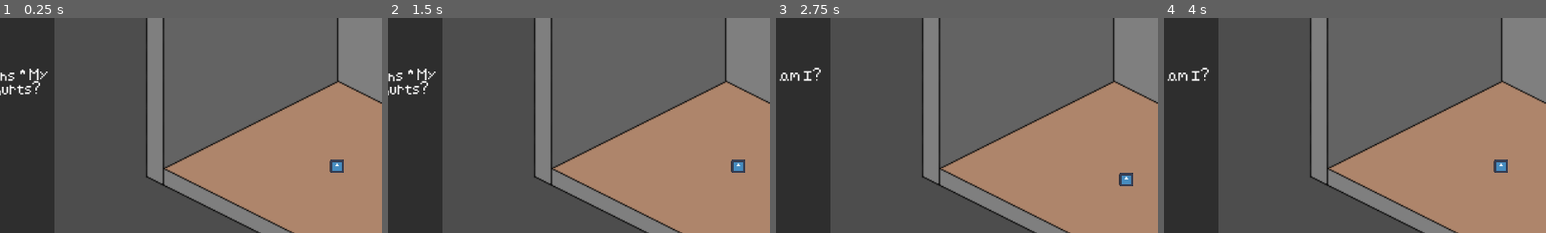
Above: before the commit, frames 1-4 (left to right).
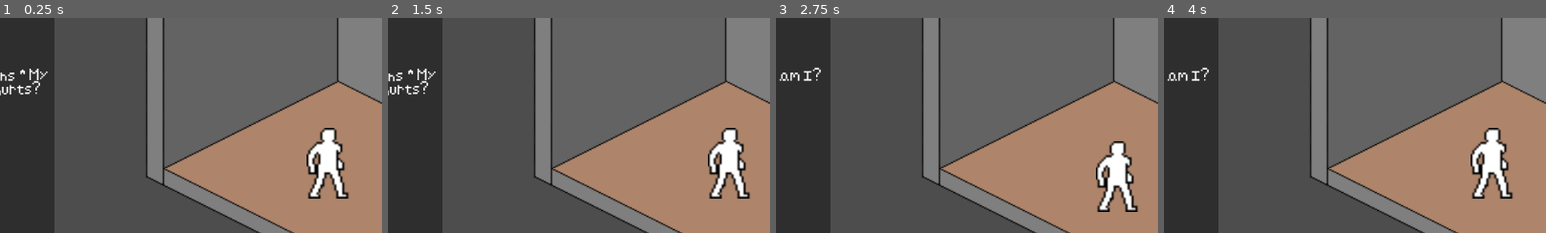
Above: after the commit, the same moments.

Repository: afourneaux/codename-matt-2026
Game: Godot game, scene res://scenes/game-root.tscn
The game is run twice, just before and just after one commit, with the same random seed, the same clock (stepped at 60 frames per second) and the same inputs. The engine's default icon, where the game draws it, is replaced by a stand-in: a white triangle on a blue panel in a dark square.
Inputs:
- Up to frame 1 (0.25 s): no input
- Up to frame 2 (1.5 s): tap A (a) at 0.6 s; tap D (d) at 0.8, 1.35 s
- Up to frame 3 (2.75 s): tap S (s) at 1.55, 2.1 s; tap W (w) at 2.3 s
- Up to frame 4 (4 s): tap Enter at 2.75 s; tap W (w) at 2.85 s; tap A (a) at 3.05, 3.6 s; tap Space at 3.5 s; tap D (d) at 3.8 s
The pictures show only the part of the screen within x 6-56%, y 35-85%; the shares and areas given below are measured in that part.

The runs differ from the first frame. In frame 1, 2.3% of the frame differs, in the area x 80-92%, y 51-84%; in frame 2, 2.3%; in frame 3, 2.4%, in the area x 83-95%, y 57-91%; in frame 4, 2.3%.

Commit message:
added player asset and anims

Diff:
--- a/scenes/player/player_character.tscn
+++ b/scenes/player/player_character.tscn
@@ -1,29 +1,79 @@
 [gd_scene format=3 uid="uid://c0i81024lfegk"]
 
-[ext_resource type="Texture2D" uid="uid://dq5cfloeyd5a6" path="res://icon.svg" id="1_auamg"]
 [ext_resource type="Script" uid="uid://o36q6yhddyu1" path="res://scripts/player/player_character.gd" id="1_eebfp"]
+[ext_resource type="Texture2D" uid="uid://ns844lbrn72b" path="res://assets/sprites/man walking/Man_Walking_Sprite_Sheet.png" id="2_eebfp"]
 
-[sub_resource type="CapsuleShape2D" id="CapsuleShape2D_hovw3"]
+[sub_resource type="AtlasTexture" id="AtlasTexture_eebfp"]
+atlas = ExtResource("2_eebfp")
+region = Rect2(0, 0, 34, 35)
+
+[sub_resource type="AtlasTexture" id="AtlasTexture_e1j0t"]
+atlas = ExtResource("2_eebfp")
+region = Rect2(34, 0, 34, 35)
+
+[sub_resource type="AtlasTexture" id="AtlasTexture_s66ro"]
+atlas = ExtResource("2_eebfp")
+region = Rect2(68, 0, 34, 35)
+
+[sub_resource type="AtlasTexture" id="AtlasTexture_0icub"]
+atlas = ExtResource("2_eebfp")
+region = Rect2(102, 0, 34, 35)
+
+[sub_resource type="AtlasTexture" id="AtlasTexture_ocp37"]
+atlas = ExtResource("2_eebfp")
+region = Rect2(136, 0, 34, 35)
+
+[sub_resource type="AtlasTexture" id="AtlasTexture_f85ux"]
+atlas = ExtResource("2_eebfp")
+region = Rect2(170, 0, 34, 35)
+
+[sub_resource type="AtlasTexture" id="AtlasTexture_ryjgy"]
+atlas = ExtResource("2_eebfp")
+region = Rect2(204, 0, 34, 35)
 
 [sub_resource type="SpriteFrames" id="SpriteFrames_auamg"]
 animations = [{
 "frames": [{
 "duration": 1.0,
-"texture": ExtResource("1_auamg")
+"texture": SubResource("AtlasTexture_eebfp")
+}, {
+"duration": 1.0,
+"texture": SubResource("AtlasTexture_e1j0t")
+}, {
+"duration": 1.0,
+"texture": SubResource("AtlasTexture_s66ro")
+}, {
+"duration": 1.0,
+"texture": SubResource("AtlasTexture_0icub")
+}, {
+"duration": 1.0,
+"texture": SubResource("AtlasTexture_ocp37")
+}, {
+"duration": 1.0,
+"texture": SubResource("AtlasTexture_f85ux")
+}, {
+"duration": 1.0,
+"texture": SubResource("AtlasTexture_ryjgy")
 }],
 "loop": true,
-"name": &"idle",
-"speed": 5.0
+"name": &"walking",
+"speed": 10.0
 }]
+
+[sub_resource type="RectangleShape2D" id="RectangleShape2D_eebfp"]
+size = Vector2(50, 29.5)
 
 [node name="CharacterBody2D" type="CharacterBody2D" unique_id=1295364437]
 script = ExtResource("1_eebfp")
 
+[node name="AnimatedSprite2D" type="AnimatedSprite2D" parent="." unique_id=1017165411]
+position = Vector2(4.7822275, -3.5986323)
+scale = Vector2(3, 3.048)
+sprite_frames = SubResource("SpriteFrames_auamg")
+animation = &"walking"
+frame = 6
+frame_progress = 0.015808003
+
 [node name="CollisionShape2D" type="CollisionShape2D" parent="." unique_id=634259441]
-shape = SubResource("CapsuleShape2D_hovw3")
-
-[node name="AnimatedSprite2D" type="AnimatedSprite2D" parent="." unique_id=1017165411]
-position = Vector2(9.536743e-07, 1)
-scale = Vector2(0.1640625, 0.16015628)
-sprite_frames = SubResource("SpriteFrames_auamg")
-animation = &"idle"
+position = Vector2(6, 35)
+shape = SubResource("RectangleShape2D_eebfp")
--- a/scripts/player/player_character.gd
+++ b/scripts/player/player_character.gd
@@ -11,11 +11,19 @@
 	var input = Input.get_vector("a", "d", "w", "s")
 	velocity = input * SPEED
 
-	if velocity.x < 0:
-		sprite.flip_h = true
+	if velocity:
+		if velocity.x < 0:
+			sprite.play("walking")
+			sprite.flip_h = true
 
+		elif velocity.x > 0:
+			sprite.play("walking")
+			sprite.flip_h = false
+
+		elif velocity.y:
+			sprite.play("walking")
 	else:
-		sprite.flip_h = false
+		sprite.stop()
 
 func _physics_process(delta):
 	get_input()
